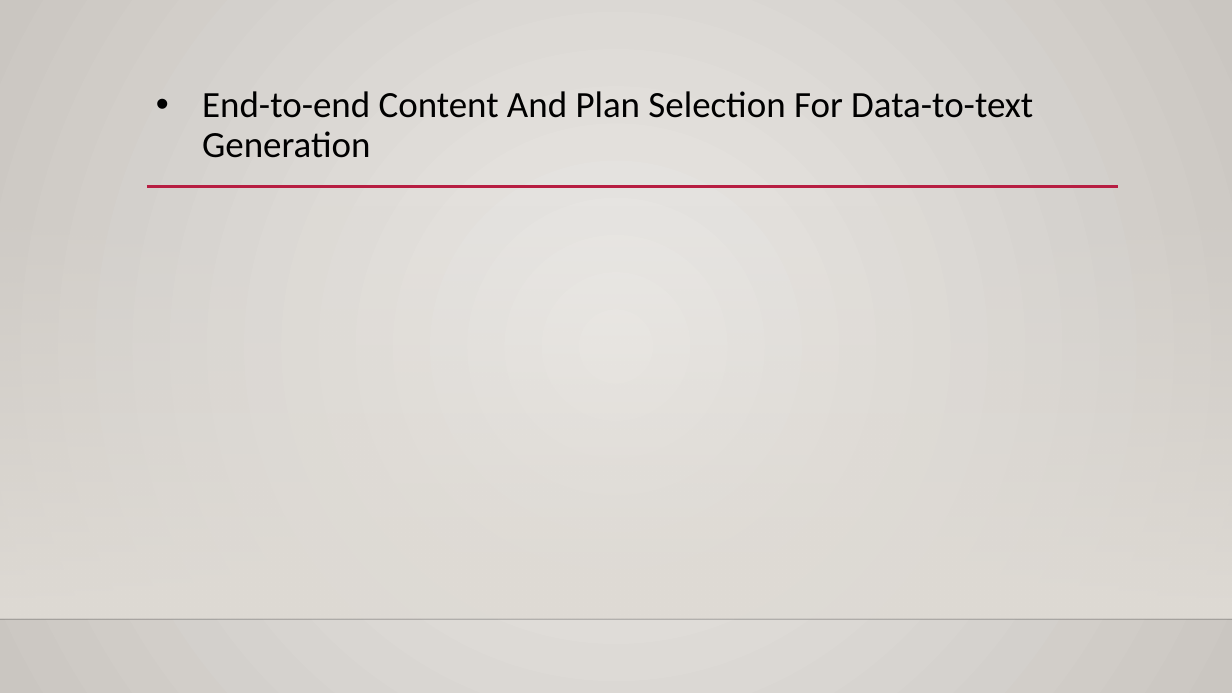
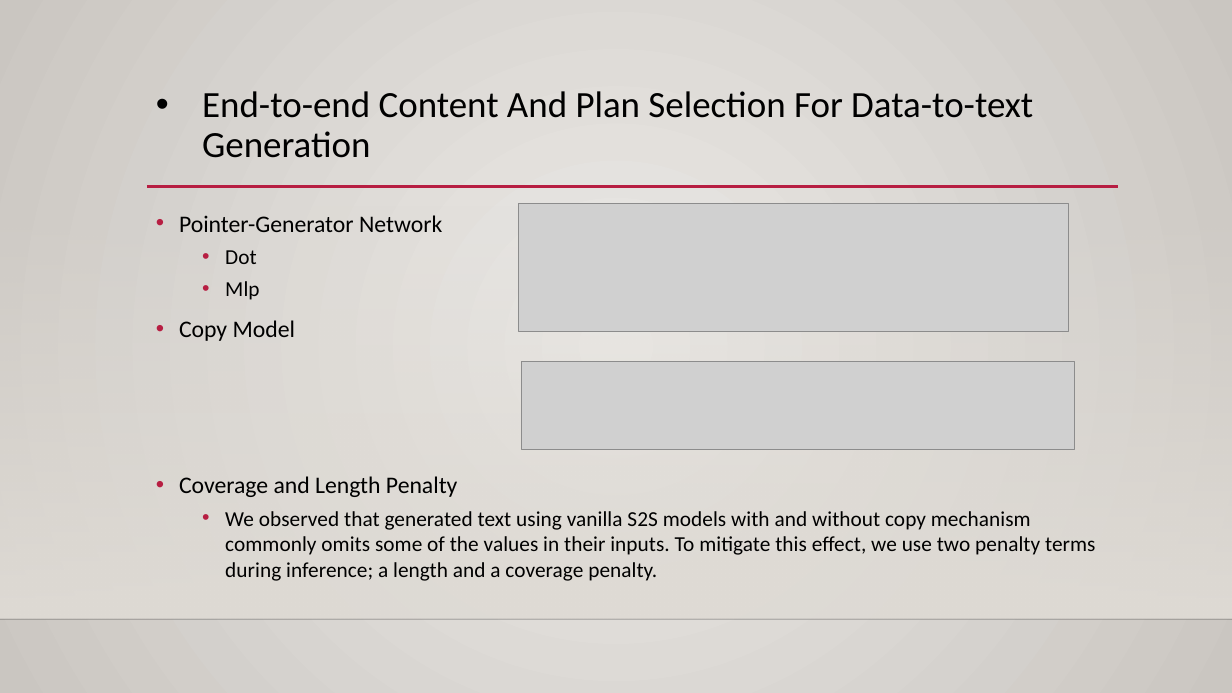
Before and after one commit to huangxiancun/data2text_generation, a slide deck: slide 10 of data_to_text_generation/data_to_text_generation_research_by_huang.pptx (slide 9 before the commit). Drawn at 1232x693 pixels with LibreOffice and Linux fonts; fonts in the diff are those of the drawing; grey boxes stand for pictures; background and template pictures are left out. Boxes give left, top, right and bottom in pixels: in the first picture for what was removed or moved away, otherwise in the second. Text is boxed around its words. In the diff, an @@ line names an element or a change of style, - is before the commit and + after.

```diff
--- a/data_to_text_generation/data_to_text_generation_research_by_huang.pptx
+++ b/data_to_text_generation/data_to_text_generation_research_by_huang.pptx
@@ picture added at (x1=518, y1=203, x2=1067, y2=332) @@
@@ text added at (x1=179, y1=215, x2=1095, y2=581), 16.6 pt, text #000000 @@
+• Pointer-Generator Network
+  • Dot
+  • Mlp
+• Copy Model
+• Coverage and Length Penalty
+  • We observed that generated text using vanilla S2S models with and without copy mechanism commonly omits some of the values in their inputs. To mitigate this effect, we use two penalty terms during inference; a length and a coverage penalty.
@@ picture added at (x1=522, y1=361, x2=1076, y2=450) @@
```
Also in this commit, not shown: 7 other slides changed, 4 slides added, 1 slide removed.
